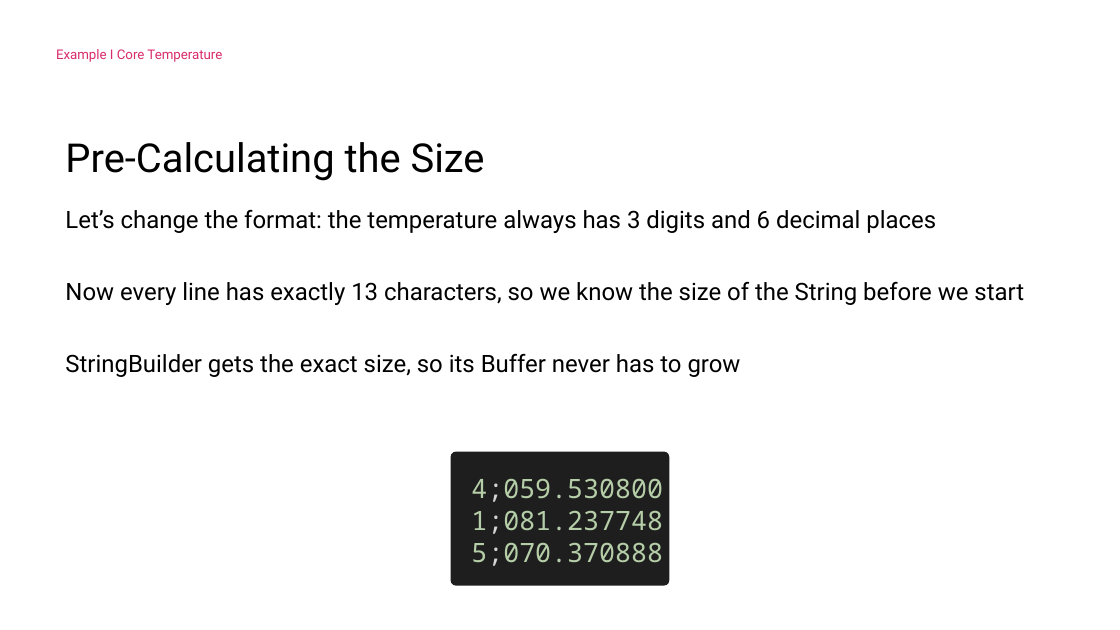
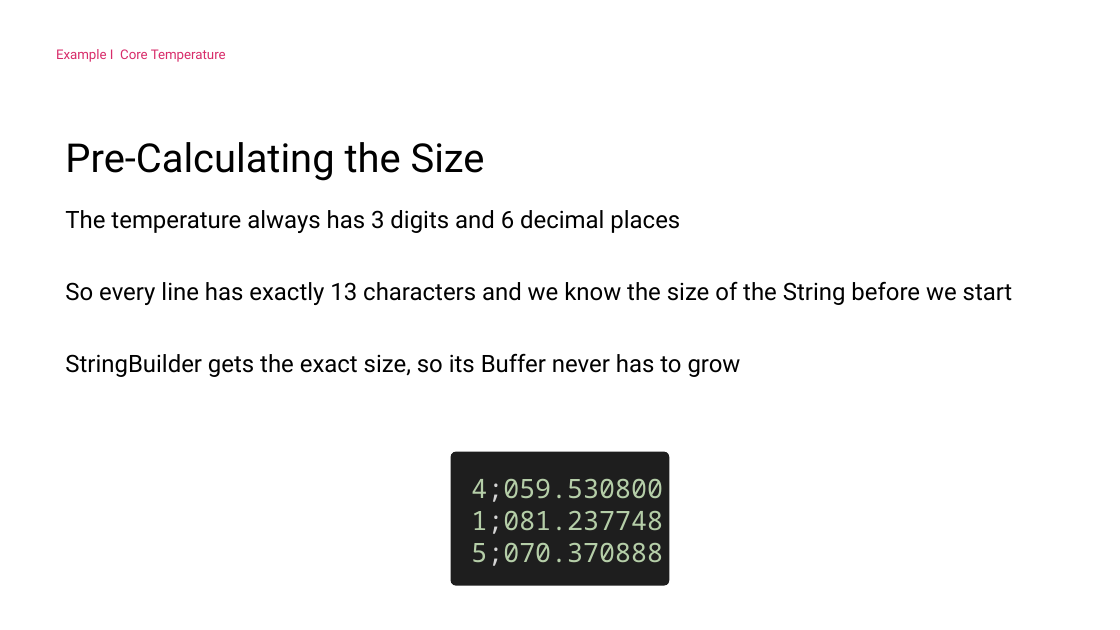
Before and after one commit to ILikeSahne/PerformanceOptimizationsInCSharp, a slide deck: slide 134 of Powerpoint.pptx (slide 132 before the commit). Drawn at 1120x630 pixels with LibreOffice and Linux fonts; fonts in the diff are those of the drawing; background and template pictures are left out. Boxes give left, top, right and bottom in pixels: in the first picture for what was removed or moved away, otherwise in the second. Text is boxed around its words. In the diff, an @@ line names an element or a change of style, - is before the commit and + after.

Commit message:
Final fixed before presentation

```diff
--- a/Powerpoint.pptx
+++ b/Powerpoint.pptx
@@ title "Example I Core Temperature" rewrapped from (x1=56, y1=49, x2=222, y2=62) to (x1=56, y1=49, x2=226, y2=62) @@
@@ text at (x1=65, y1=210, x2=1013, y2=305): text changed @@
-Let’s change the format: the temperature always has 3 digits and 6 decimal places
-Now every line has exactly 13 characters, so we know the size of the String before we start
+The temperature always has 3 digits and 6 decimal places
+So every line has exactly 13 characters and we know the size of the String before we start
```
Also in this commit, not shown: 95 other slides changed, 7 slides added, 1 slide removed, 10 other files.
